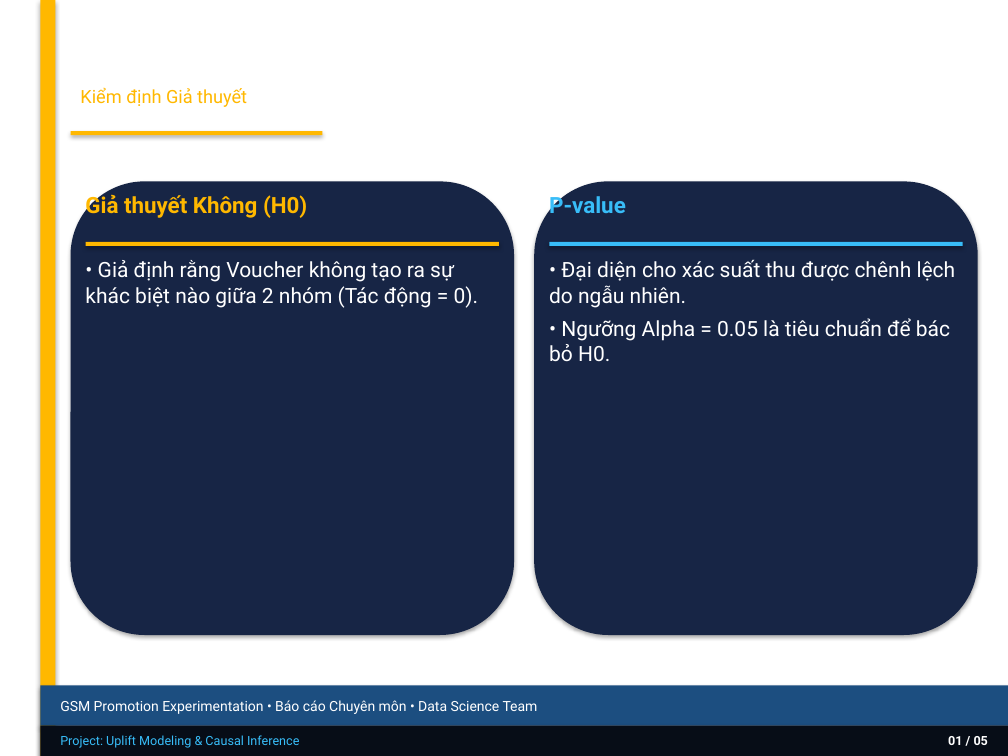
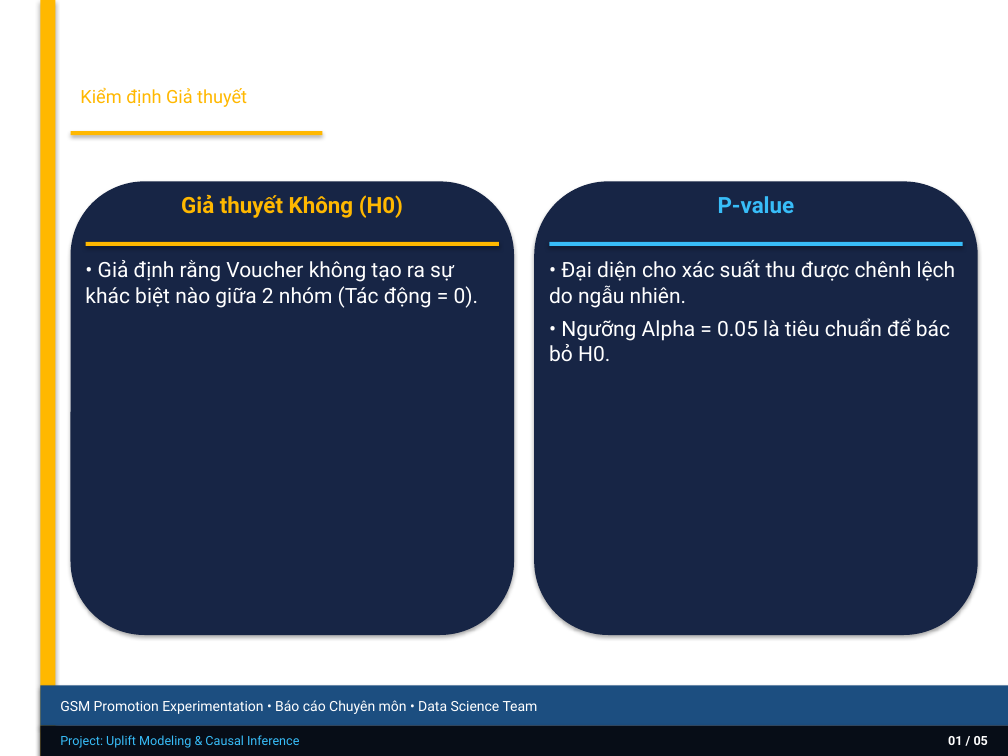
Before and after one commit to thaibuivan/GSM-promotion-experimentation, a slide deck: slide 5 of docs/Week4_AA_AB_Testing_Summary.pptx. Drawn at 1008x756 pixels with LibreOffice and Linux fonts; fonts in the diff are those of the drawing. Boxes give left, top, right and bottom in pixels: in the first picture for what was removed or moved away, otherwise in the second. Text is boxed around its words. In the diff, an @@ line names an element or a change of style, - is before the commit and + after.

Commit message:
Update Week 4 PPTX with manual user formatting fixes

```diff
--- a/docs/Week4_AA_AB_Testing_Summary.pptx
+++ b/docs/Week4_AA_AB_Testing_Summary.pptx
@@ text "Giả thuyết Không (H0)" at (181, 194, 403, 218): alignment left to centre @@
@@ text "P-value" at (718, 196, 795, 213): alignment left to centre @@
```
Also in this commit, not shown: 2 other slides changed.
